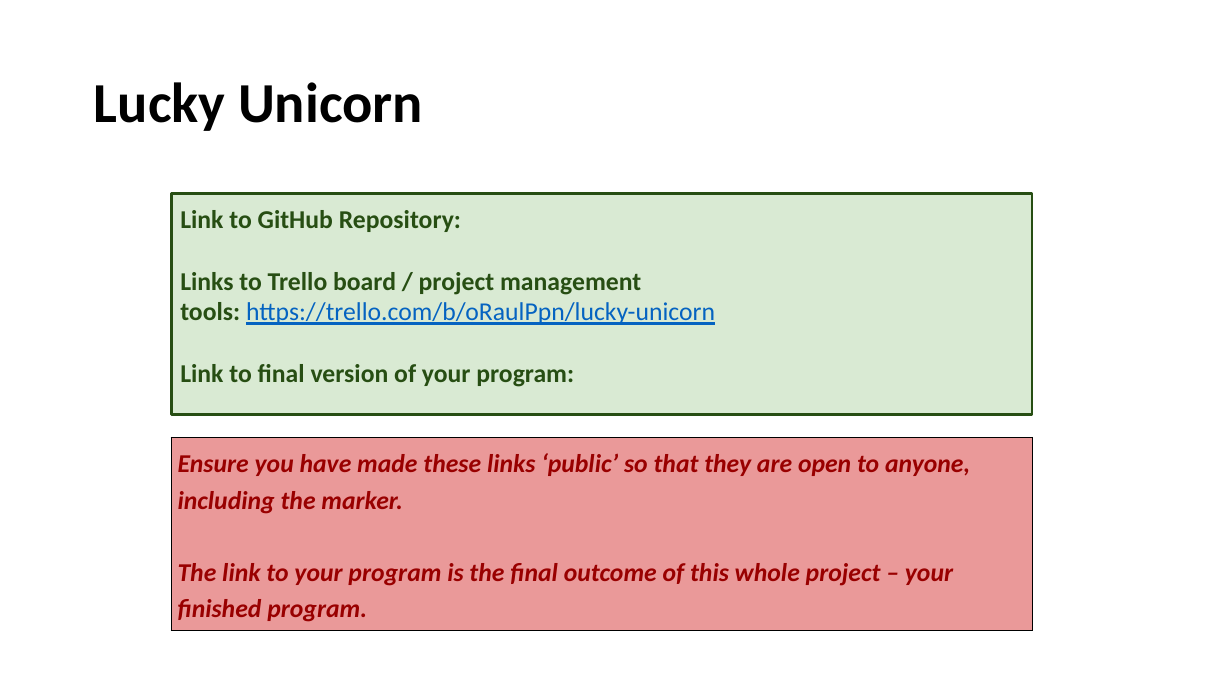
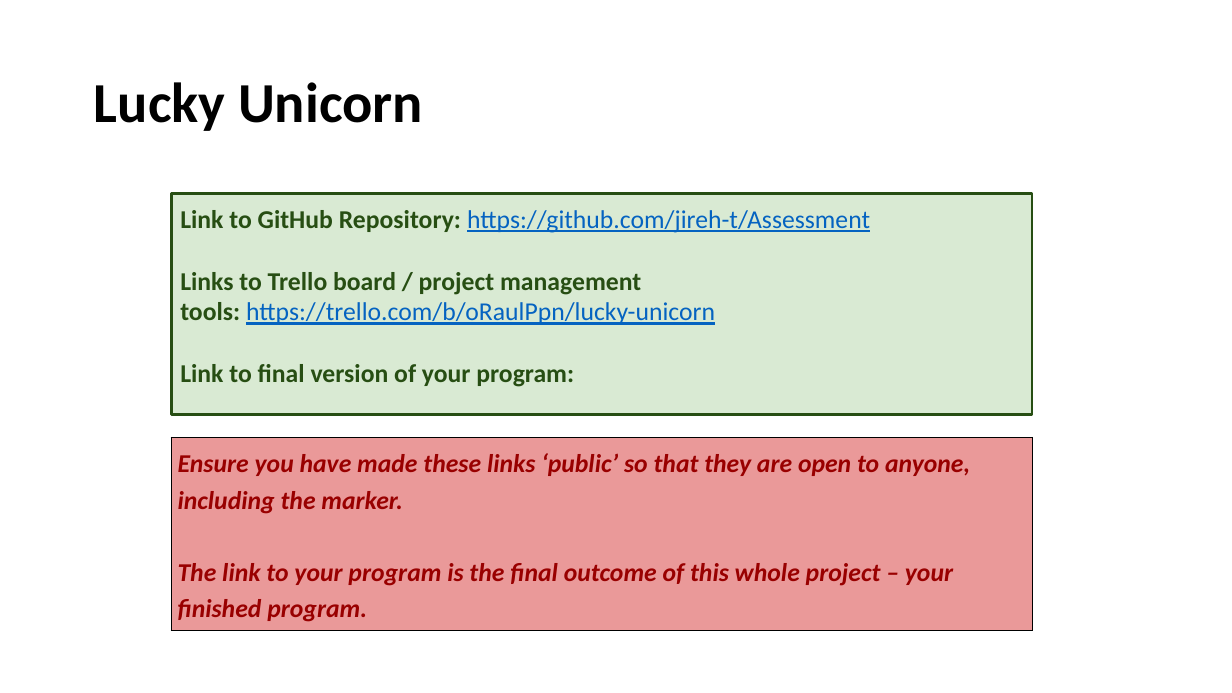
Before and after one commit to jireh-t/Assessment, a slide deck: slide 2 of 1.7 and 1.8 documentation.pptx. Drawn at 1232x693 pixels with LibreOffice and Linux fonts; fonts in the diff are those of the drawing. Boxes give left, top, right and bottom in pixels: in the first picture for what was removed or moved away, otherwise in the second. Text is boxed around its words. In the diff, an @@ line names an element or a change of style, - is before the commit and + after.

```diff
--- a/1.7 and 1.8 documentation.pptx
+++ b/1.7 and 1.8 documentation.pptx
@@ text in rectangle at box(180, 210, 870, 233): text changed; text colour #274E13 to #0563C1; bold off @@
-Link to GitHub Repository:
+Link to GitHub Repository: https://github.com/jireh-t/Assessment
```
Also in this commit, not shown: 3 other files.
